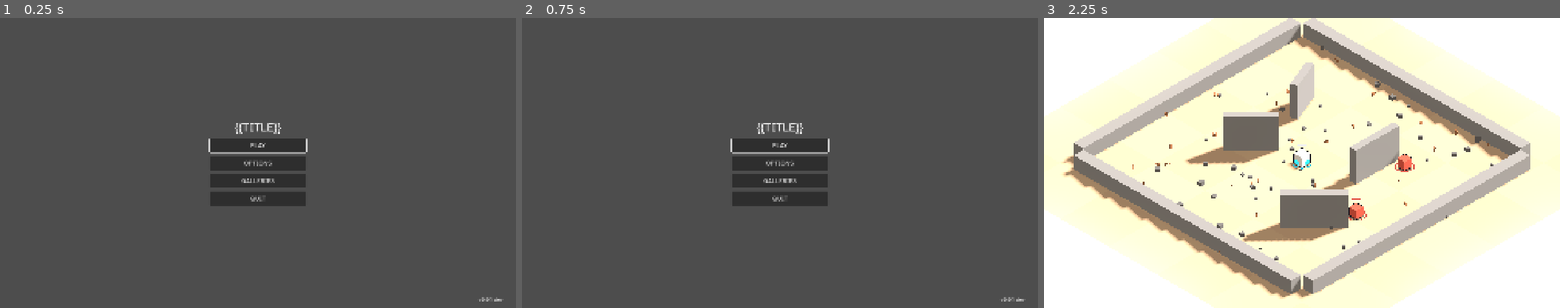
Above: before the commit, frames 1-3 (left to right).
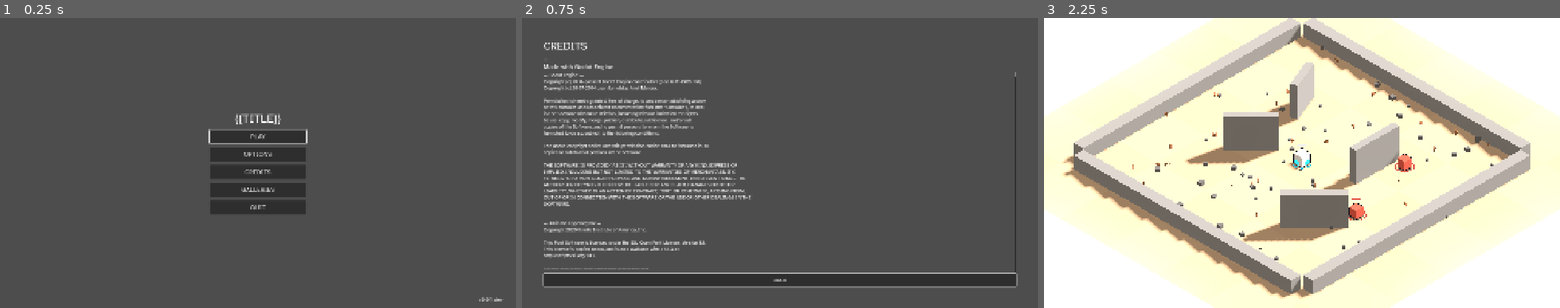
Above: after the commit, the same moments.

Repository: riusprime/zero-depth
Game: Godot game, scene res://src/app/main.tscn
Same seed, same stepped clock (60 frames per second), same inputs: the game is played once before the commit and once after it.
Inputs (mouse positions are in pixels of both pictures, inside the frame that each line leads up to):
- Up to frame 1 (0.25 s): no input
- Up to frame 2 (0.75 s): click (780, 171) at 0.5 s, where only the run after the commit has a clickable "CREDITS"
- Up to frame 3 (2.25 s): click (1302, 279) at 1.25 s, where only the run after the commit has a clickable "BACK"; click "PLAY" at 2 s

The runs differ from the first frame. In frame 1, 2.7% of the frame differs, in the area x 40-60%, y 32-68%; in frame 2, 15%, in the area x 3-98%, y 8-98%; in frame 3, nothing differs.

Commit message:
v0.0.1 Step 11: credits: the owner's line, Godot's licence and notices, the font's licence
CreditsDefinition (data/credits/main.tres; validates that the font licence
exists) and CreditsView, opened from the main menu: CREDITS_OWNER (a
placeholder until owner action O4), Made with Godot Engine,
Engine.get_license_text, the copyright and license info, and the font's OFL.
The export includes assets/fonts/*.txt, so the licence ships; locally the
content validates inside the pack. An e2e test opens credits by keyboard and
finds both licences.

Co-Authored-By: Claude Opus 5.5 <noreply@anthropic.com>
Claude-Session: https://claude.ai/code/session_01Ybi1y9EcEtDzJ8CFycqiNq

Diff:
--- /dev/null
+++ b/data/credits/main.tres
@@ -0,0 +1,7 @@
+[gd_resource type="Resource" script_class="CreditsDefinition" format=3]
+
+[ext_resource type="Script" path="res://src/content/defs/credits_definition.gd" id="1_x4t3c"]
+
+[resource]
+script = ExtResource("1_x4t3c")
+id = &"main"
--- a/locale/strings.csv
+++ b/locale/strings.csv
@@ -24,3 +24,5 @@
 UI_OPT_120,120,120
 UI_OPT_144,144,144
 BIOME_RUINS,Ruins,Ruinas
+CREDITS_OWNER,…,…
+CREDITS_MADE_WITH,Made with Godot Engine,Hecho con Godot Engine
--- a/src/app/main.gd
+++ b/src/app/main.gd
@@ -49,6 +49,7 @@
 	var m := MainMenu.new(GameVersion.label(), OS.is_debug_build())
 	m.play_pressed.connect(start_stage)
 	m.options_pressed.connect(show_options)
+	m.credits_pressed.connect(show_credits)
 	m.galleries_pressed.connect(show_gallery)
 	m.quit_pressed.connect(
 		func() -> void: get_tree().root.propagate_notification(NOTIFICATION_WM_CLOSE_REQUEST)
@@ -60,6 +61,13 @@
 	var o := OptionsMenu.new(profile)
 	o.back_pressed.connect(show_main_menu)
 	_set_menu(o)
+
+
+func show_credits() -> void:
+	var credits: CreditsDefinition = ContentRepository.load_all().get_def(&"credits", &"main")
+	var c := CreditsView.new(credits)
+	c.back_pressed.connect(show_main_menu)
+	_set_menu(c)
 
 
 func show_gallery() -> void:
--- /dev/null
+++ b/src/content/defs/credits_definition.gd
@@ -0,0 +1,24 @@
+class_name CreditsDefinition
+extends ContentDef
+## The credits screen's data (PLAN v0.0.1 Step 11). The owner's credit line is a key whose text arrives with
+## owner action O4; licence texts are shown untranslated (legal text).
+
+@export var owner_key: StringName = &"CREDITS_OWNER"
+@export var made_with_key: StringName = &"CREDITS_MADE_WITH"
+@export var font_name := "Atkinson Hyperlegible"
+@export var font_licence_path := "res://assets/fonts/OFL.txt"
+
+
+func category() -> StringName:
+	return &"credits"
+
+
+func validate() -> Array[ValidationIssue]:
+	var issues := super.validate()
+	if not FileAccess.file_exists(font_licence_path):
+		issues.append(
+			ValidationIssue.new(
+				&"missing_file", resource_path, "font licence %s is missing" % font_licence_path
+			)
+		)
+	return issues
--- /dev/null
+++ b/src/presentation/menus/credits_view.gd
@@ -0,0 +1,62 @@
+class_name CreditsView
+extends Control
+## Credits: the owner's line, "Made with Godot Engine", the Godot licence, third-party notices and the font's
+## licence. GUT is not shipped (the export smoke and zip audit check that).
+
+signal back_pressed
+
+var text := RichTextLabel.new()
+
+
+func _init(credits: CreditsDefinition) -> void:
+	name = "CreditsView"
+	set_anchors_preset(Control.PRESET_FULL_RECT)
+	var margin := MarginContainer.new()
+	margin.set_anchors_preset(Control.PRESET_FULL_RECT)
+	for side in ["left", "right", "top", "bottom"]:
+		margin.add_theme_constant_override("margin_" + side, 80)
+	add_child(margin)
+	var col := VBoxContainer.new()
+	margin.add_child(col)
+	var title := Label.new()
+	title.text = "UI_CREDITS"
+	title.add_theme_font_size_override("font_size", 40)
+	col.add_child(title)
+	var lines := Label.new()
+	lines.text = "%s\n%s" % [tr(credits.owner_key), tr(credits.made_with_key)]
+	lines.auto_translate_mode = Node.AUTO_TRANSLATE_MODE_DISABLED
+	lines.add_theme_font_size_override("font_size", 24)
+	col.add_child(lines)
+	text.size_flags_vertical = Control.SIZE_EXPAND_FILL
+	text.auto_translate_mode = Node.AUTO_TRANSLATE_MODE_DISABLED
+	text.add_theme_font_size_override("normal_font_size", 18)
+	text.text = legal_text(credits)
+	col.add_child(text)
+	var back := Button.new()
+	back.name = "Back"
+	back.text = "UI_BACK"
+	back.custom_minimum_size = Vector2(240, 48)
+	back.pressed.connect(func() -> void: back_pressed.emit())
+	col.add_child(back)
+
+
+func focus_first() -> void:
+	(find_child("Back", true, false) as Button).grab_focus()
+
+
+static func legal_text(credits: CreditsDefinition) -> String:
+	var out := PackedStringArray()
+	out.append("— Godot Engine —\n" + Engine.get_license_text())
+	out.append(
+		"— %s —\n%s" % [credits.font_name, FileAccess.get_file_as_string(credits.font_licence_path)]
+	)
+	out.append("— Third-party notices (Godot Engine) —")
+	var licences: Dictionary = Engine.get_license_info()
+	for entry: Dictionary in Engine.get_copyright_info():
+		for part: Dictionary in entry["parts"]:
+			out.append(
+				"%s: %s (%s)" % [entry["name"], ", ".join(part["copyright"]), part["license"]]
+			)
+	for name: String in licences:
+		out.append("— %s —\n%s" % [name, licences[name]])
+	return "\n\n".join(out)
--- a/src/presentation/menus/main_menu.gd
+++ b/src/presentation/menus/main_menu.gd
@@ -17,6 +17,7 @@
 	add_title("UI_TITLE")
 	add_button("UI_PLAY", func() -> void: play_pressed.emit()).name = "Play"
 	add_button("UI_OPTIONS", func() -> void: options_pressed.emit()).name = "Options"
+	add_button("UI_CREDITS", func() -> void: credits_pressed.emit()).name = "Credits"
 	if show_galleries:
 		add_button("UI_GALLERIES", func() -> void: galleries_pressed.emit()).name = "Galleries"
 	add_button("UI_QUIT", func() -> void: quit_pressed.emit()).name = "Quit"
--- a/tests/content/test_content_valid.gd
+++ b/tests/content/test_content_valid.gd
@@ -8,6 +8,7 @@
 		fail_test("%s: %s (%s)" % [i.path, i.message, i.code])
 	assert_eq(repo.count(&"player"), 1)
 	assert_eq(repo.count(&"biomes"), 1)
+	assert_eq(repo.count(&"credits"), 1)
 
 
 func test_manifest_hash_is_stable_across_loads() -> void:
--- a/tests/content/test_scanner.gd
+++ b/tests/content/test_scanner.gd
@@ -8,14 +8,20 @@
 	assert_eq(found, sorted)
 	assert_has(found, "res://data/player/runner.tres", "nested folders are walked")
 	assert_has(found, "res://data/biomes/ruins.tres")
-	var on_disk := PackedStringArray()
-	for dir in ["res://data/player", "res://data/biomes"]:
-		for f in DirAccess.get_files_at(dir):
-			if f.ends_with(".tres"):
-				on_disk.append(dir.path_join(f))
+	var on_disk := _tres_on_disk("res://data")
 	on_disk.sort()
 	assert_eq(found, on_disk)
 
 
 func test_scan_of_a_missing_folder_is_empty() -> void:
 	assert_eq(ContentScanner.scan("res://no_such_folder").size(), 0)
+
+
+func _tres_on_disk(dir: String) -> PackedStringArray:
+	var out := PackedStringArray()
+	for f in DirAccess.get_files_at(dir):
+		if f.ends_with(".tres"):
+			out.append(dir.path_join(f))
+	for d in DirAccess.get_directories_at(dir):
+		out.append_array(_tres_on_disk(dir.path_join(d)))
+	return out
--- /dev/null
+++ b/tests/e2e/test_e2e_credits.gd
@@ -0,0 +1,20 @@
+extends GutTest
+## Main menu -> Credits -> Back, by keyboard. The credits carry the Godot licence and the font's licence.
+
+
+func test_credits_from_the_menu() -> void:
+	var e := E2e.new(self)
+	var main: Main = await e.boot()
+	await e.tap(KEY_DOWN)  # Play -> Options
+	await e.tap(KEY_DOWN)  # Options -> Credits
+	await e.tap(KEY_ENTER)
+	await e.frames(2)
+	var credits: CreditsView = main.get_node_or_null("UI/CreditsView")
+	assert_not_null(credits, "Credits opens from the main menu")
+	if credits == null:
+		return
+	assert_string_contains(credits.text.text, "Permission is hereby granted")  # Godot's MIT licence
+	assert_string_contains(credits.text.text, "SIL OPEN FONT LICENSE")
+	await e.tap(KEY_ENTER)  # Back has focus
+	await e.frames(2)
+	assert_not_null(main.get_node_or_null("UI/MainMenu"), "Back returns to the menu")
Not shown, changed: export_presets.cfg
Binary file changed: locale/strings.en.translation
Binary file changed: locale/strings.es.translation
Not shown, added: src/content/defs/credits_definition.gd.uid
Not shown, added: src/presentation/menus/credits_view.gd.uid
Not shown, added: tests/e2e/test_e2e_credits.gd.uid
Not shown, changed: tests/MIN_TEST_COUNT
